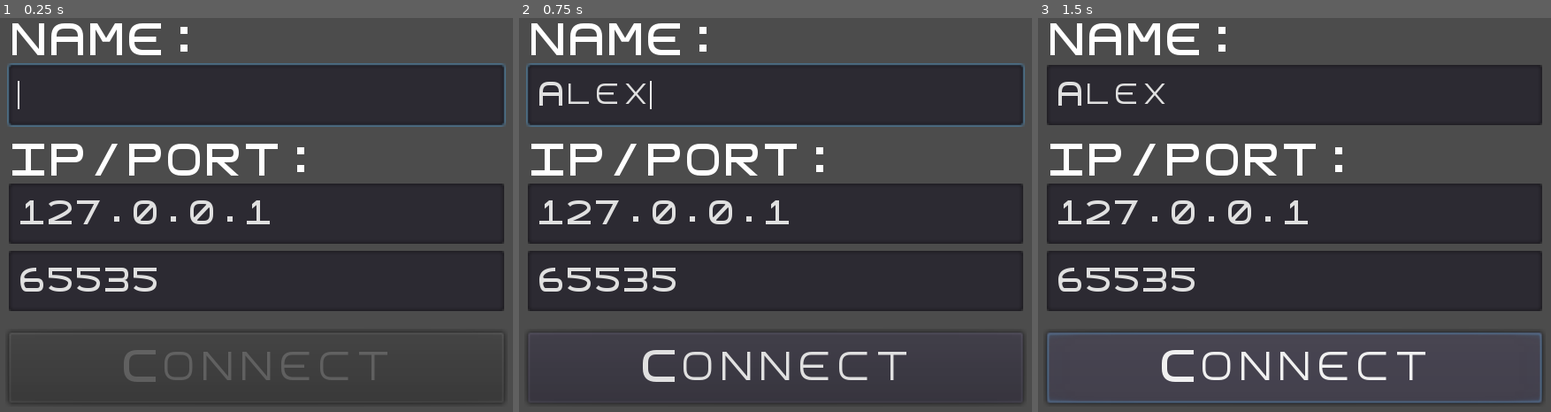
Above: before the commit, frames 1-3 (left to right).
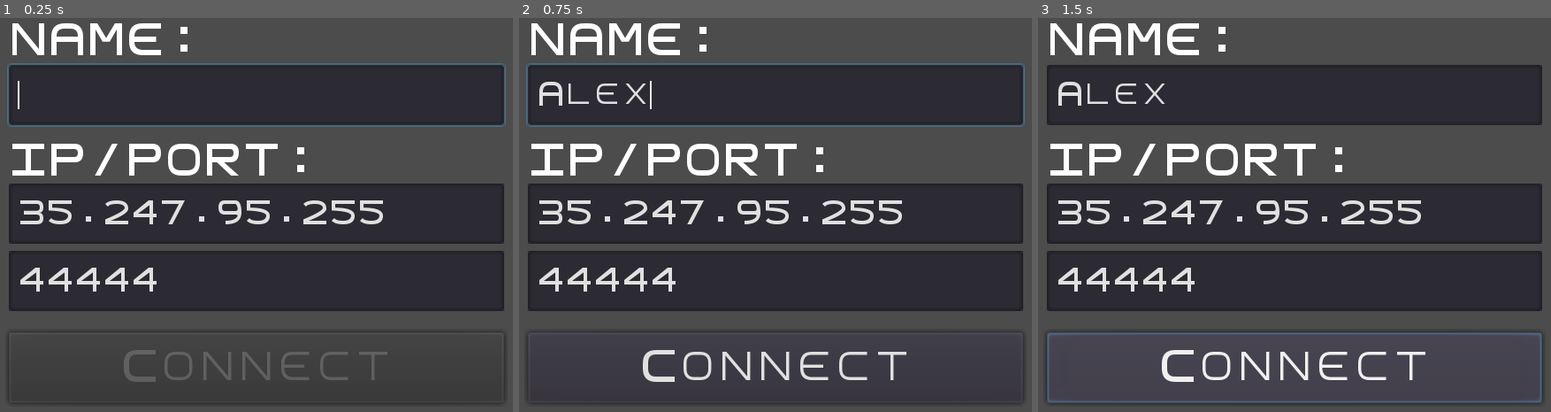
Above: after the commit, the same moments.

Repository: bitspittle/godot_networktest
Game: Godot game, scene res://network/client/Lobby.tscn
Same seed, same stepped clock (60 frames per second), same inputs: the game is played once before the commit and once after it. Before the commit the project starts from res://network/Lobby.tscn.
Inputs (mouse positions are in pixels of both pictures, inside the frame that each line leads up to):
- Up to frame 1 (0.25 s): no input
- Up to frame 2 (0.75 s): click (775, 96) at 0.52 s; type "Alex" at 0.6 s
- Up to frame 3 (1.5 s): click "Connect" at 1.25 s

The runs differ from the first frame. In frame 1, 2.5% of the frame differs, in the area x 3-75%, y 46-70%; in frame 2, 2.5%; in frame 3, 2.5%.

Commit message:
Refactor client/server and export settings

Diff:
--- a/network/Client.tscn
+++ b/network/client/Client.tscn
@@ -1,6 +1,7 @@
 [gd_scene load_steps=2 format=2]
 
-[ext_resource path="res://network/Client.gd" type="Script" id=1]
+[ext_resource path="res://network/client/Client.gd" type="Script" id=1]
+
 
 [node name="Client" type="Node"]
 script = ExtResource( 1 )
--- a/network/Lobby.gd
+++ b/network/client/Lobby.gd
@@ -15,8 +15,10 @@
 	_port_regex.compile("^[0-9]{1,5}$")
 
 	_name_edit.text = ""
-	_ip_edit.text = "127.0.0.1"
+	_ip_edit.text = "35.247.95.255"
 	_ip_edit.caret_position = _ip_edit.text.length()
+	_port_edit.text = "44444"
+	_port_edit.caret_position = _port_edit.text.length()
 	_update_connect_enabled()
 
 	_name_edit.grab_focus()
--- a/network/Lobby.tscn
+++ b/network/client/Lobby.tscn
@@ -1,9 +1,9 @@
 [gd_scene load_steps=6 format=2]
 
-[ext_resource path="res://network/Lobby.gd" type="Script" id=1]
+[ext_resource path="res://network/client/Lobby.gd" type="Script" id=1]
 [ext_resource path="res://assets/fonts/font_square_large.tres" type="DynamicFont" id=2]
 [ext_resource path="res://assets/fonts/font_square_medium.tres" type="DynamicFont" id=3]
-[ext_resource path="res://network/Client.tscn" type="PackedScene" id=4]
+[ext_resource path="res://network/client/Client.tscn" type="PackedScene" id=4]
 
 [sub_resource type="Theme" id=1]
 
--- a/network/Server.tscn
+++ b/network/server/Server.tscn
@@ -1,6 +1,6 @@
 [gd_scene load_steps=2 format=2]
 
-[ext_resource path="res://network/Server.gd" type="Script" id=1]
+[ext_resource path="res://network/server/Server.gd" type="Script" id=1]
 
 [node name="Server" type="Node"]
 script = ExtResource( 1 )
--- a/network/ServerPoller.tscn
+++ b/network/server/ServerPoller.tscn
@@ -1,6 +1,6 @@
 [gd_scene load_steps=2 format=2]
 
-[ext_resource path="res://network/ServerPoller.gd" type="Script" id=1]
+[ext_resource path="res://network/server/ServerPoller.gd" type="Script" id=1]
 
 [node name="ServerPoller" type="Node"]
 script = ExtResource( 1 )
--- a/project.godot
+++ b/project.godot
@@ -12,7 +12,7 @@
 "base": "Node",
 "class": "ServerPoller",
 "language": "GDScript",
-"path": "res://network/ServerPoller.gd"
+"path": "res://network/server/ServerPoller.gd"
 } ]
 _global_script_class_icons={
 "ServerPoller": ""
@@ -21,7 +21,7 @@
 [application]
 
 config/name="NetworkTest"
-run/main_scene="res://network/Lobby.tscn"
+run/main_scene="res://network/client/Lobby.tscn"
 config/icon="res://icon.png"
 
 [display]
Not shown, changed: export_presets.cfg
Renamed: network/Client.gd -> network/client/Client.gd
Renamed: network/Server.gd -> network/server/Server.gd
Renamed: network/ServerPoller.gd -> network/server/ServerPoller.gd
Not shown, changed: .gitignore
